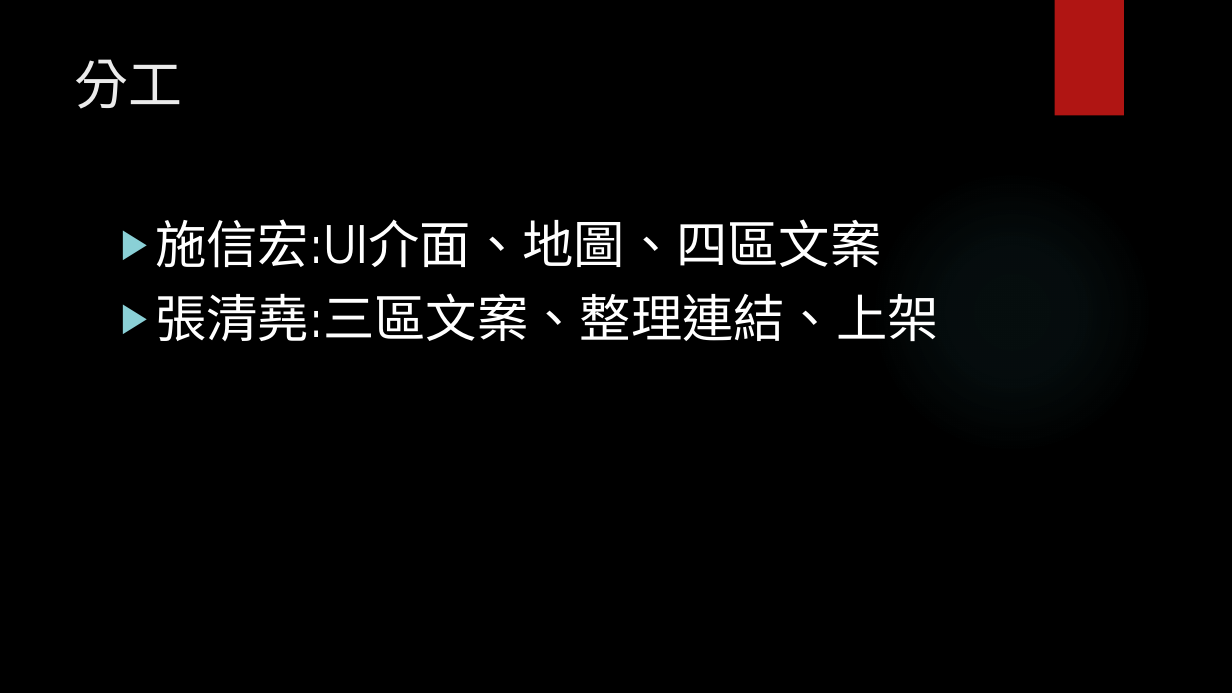
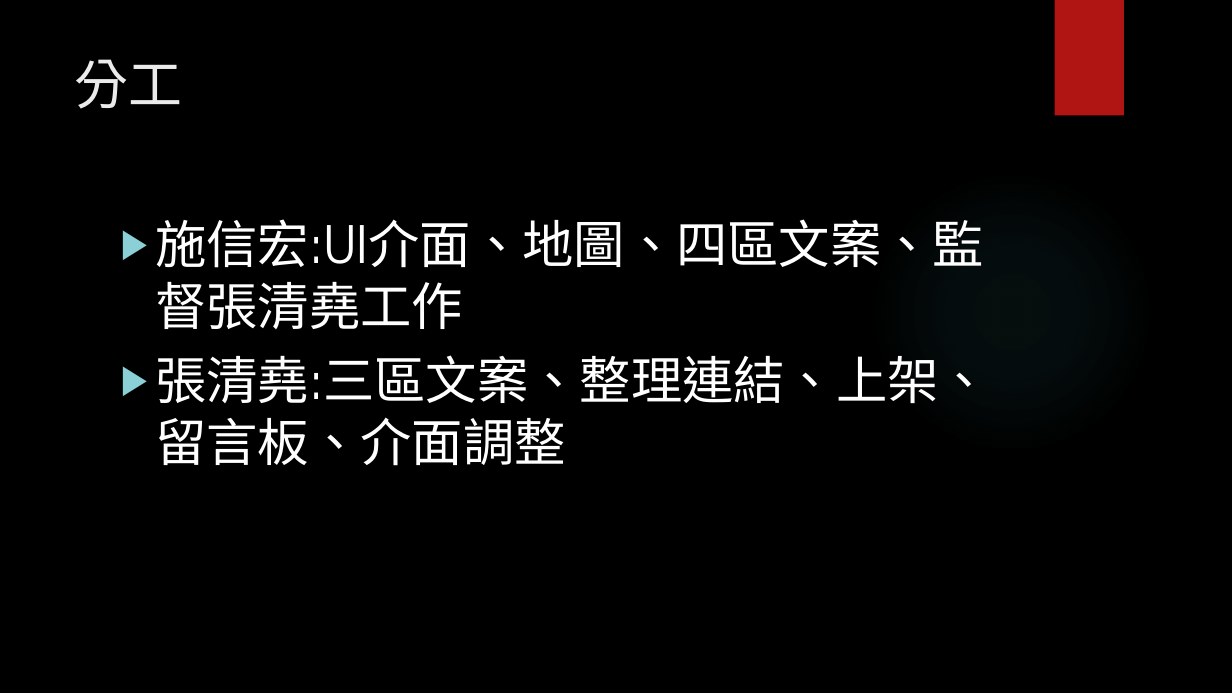
Before and after one commit to Yaoderrr/keelungfood, a slide deck: slide 6 of 報告.pptx. Drawn at 1232x693 pixels with LibreOffice and Linux fonts; fonts in the diff are those of the drawing; background and template pictures are left out. Boxes give left, top, right and bottom in pixels: in the first picture for what was removed or moved away, otherwise in the second. Text is boxed around its words. In the diff, an @@ line names an element or a change of style, - is before the commit and + after.

```diff
--- a/報告.pptx
+++ b/報告.pptx
@@ text at (155,219,990,466): text changed @@
-▶ 施信宏:UI介面、地圖、四區文案
-▶ 張清堯:三區文案、整理連結、上架
+▶ 施信宏:UI介面、地圖、四區文案、監督張清堯工作
+▶ 張清堯:三區文案、整理連結、上架、留言板、介面調整
```
Also in this commit, not shown: 3 other slides changed, 1 slide added, 5 other files.
